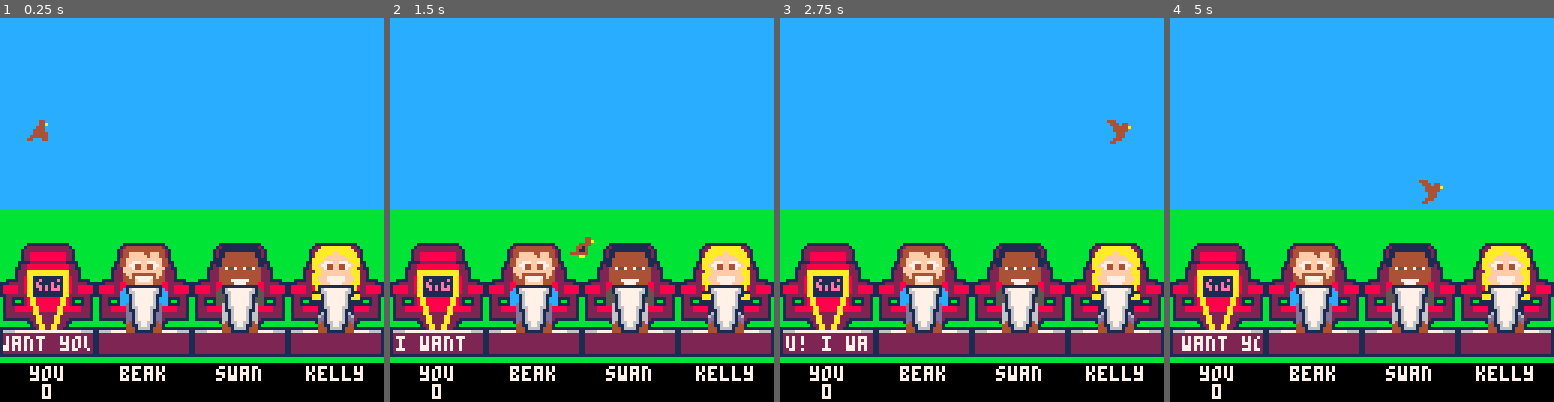
Above: before the commit, frames 1-4 (left to right).
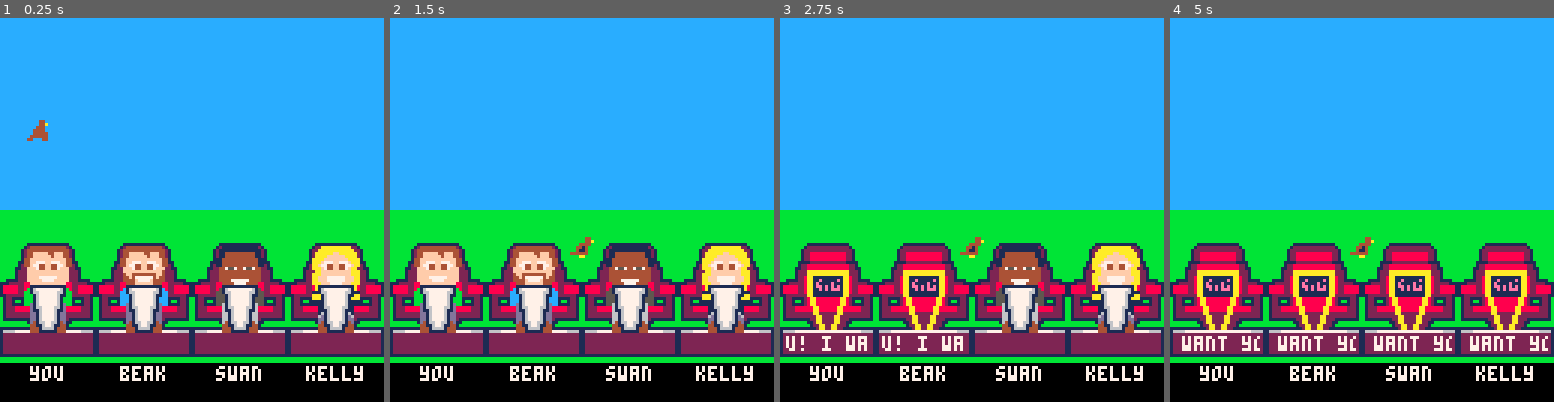
Above: after the commit, the same moments.

Repository: DeCarabas/pico_carts
Game: PICO-8 cartridge calls.p8
Same seed, same stepped clock (60 frames per second), same inputs: the game is played once before the commit and once after it.
Inputs:
- Up to frame 1 (0.25 s): no input
- Up to frame 2 (1.5 s): tap O (Z key) at 0.7 s
- Up to frame 3 (2.75 s): tap O (Z key) at 1.7, 2.1, 2.5 s
- Up to frame 4 (5 s): tap O (Z key) every 0.4 s from 2.9 to 4.9 s

The runs differ from the first frame. In frame 1, 2.9% of the frame differs, in the area x 0-24%, y 59-100%; in frame 2, 2.8%; in frame 3, 3.1%; in frame 4, 8.6%, in the area x 10-99%, y 42-100%.

Commit message:
[calls] Much more logic

Diff:
--- a/calls.p8
+++ b/calls.p8
@@ -68,36 +68,30 @@
 	 {x=x,y=y},vecmt)
 end
 
-function every(coll,fn)
- for i in all(coll) do
-  if (not fn(i)) return false
- end
- return true
-end
-
 -------------------------------
 -- yada
 -------------------------------
 function _init()
  init_judges()
- stage_coro=cocreate(stage_demo)
-end
-
-function stage_demo()
+ round_coro=cocreate(round_demo)
+end
+
+function round_demo()
  while true do
-  local boid=bird:new(0,0)
-  boid:flyto(64,80)
-
-  boid:sing()
-  while (not btnp(🅾️)) yield()
-
-  boid:flyto(128,32)
-  boid:done()
+  round1()
+--  local boid=bird:new()
+--  boid:flyto(64,80)
+--
+--  boid:sing(0,0)
+--  while (not btnp(🅾️)) yield()
+--
+--  boid:flyto(128,32)
+--  boid:done()
  end
 end
 
 function _update()
- assert(coresume(stage_coro))
+ assert(coresume(round_coro))
 
  flock:update()
  for judge in all(judges) do
@@ -134,7 +128,8 @@
  -- discontinuities sound gross,
  -- but you still want the pitch
  -- changes quick.
- local cl=rnd(8)+16
+ local cl=rnd(8)+24
+
  local old=rnd(8)+56
  for i=0,cl,4 do
   local new=rnd(8)+56
@@ -145,6 +140,10 @@
   old=new
  end
 
+ -- these are in frames, or
+ -- 1/30 of a second.
+ c.delay=rnd(7)+3
+
  return setmetatable(
   c,
   {__index=self})
@@ -177,12 +176,8 @@
   add(notes,chirp:new())
  end
 
- local s={
-  -- these are in frames, or
-  -- 1/30 of a second.
-  note_delay=rnd(5)+2,
- }
- for i=1,ceil(rnd(5)) do
+ local s={}
+ for i=2,ceil(rnd(6))+1 do
   local ni=ceil(rnd(4))
   add(s, notes[ni])
  end
@@ -228,8 +223,8 @@
 
    -- load the new note into our
    -- assigned channel...
-   self[self.note_idx]:load(
-    self.sfx)
+   local note=self[self.note_idx]
+   note:load(self.sfx)
 
    -- ...and set it to play...
    sfx(self.sfx,channel)
@@ -237,13 +232,17 @@
    -- ...and then wait this long
    -- before we play the next
    -- note.
-   self.delay=self.note_delay
+   self.delay=note.delay
   else
    -- reset us to be not playing
    -- anymore.
    self.note_idx=nil
   end
  end
+end
+
+function song:playing()
+ return self.note_idx~=nil
 end
 
 -- nb: this is a helper function
@@ -293,15 +292,11 @@
 end
 
 bird={pos=vec2(0,32),frame=3}
-function bird:new(
- sfx_index,
- channel)
+function bird:new()
  local b={
   c=bird_colors[flr(rnd(#bird_colors))+1],
   song=song:new(),
-  state=state_incoming,
-  sfx_index=sfx_index,
-  channel=channel,
+  state=state_incoming
  }
 
  b=setmetatable(b,{__index=self})
@@ -345,21 +340,21 @@
   self.pos.y-8)
 end
 
-function bird:sing()
+function bird:sing(
+ sfx_index, channel)
  self.song:play(
-  self.sfx_index,
-  self.channel)
+  sfx_index, channel)
 end
 
 function bird:flyto(x,y)
  -- todo: this could be cleaner!
  local done=false
- self:fly(vec2(x,y), function()
-  done=true
- end)
- while not done do
-  yield()
- end
+
+ self:fly(
+  vec2(x,y),
+  function() done=true end)
+
+ while (not done) yield()
 end
 
 function bird:done()
@@ -495,13 +490,16 @@
  end
 end
 
+function judge:likes(b)
+ return flr(rnd(100))==0
+end
+
 function init_judges()
  judges={
   judge:new{
    i=0,
-   turn=true,
    name="you",
-   status="0",
+   body=134,
   },
   judge:new{
    i=1,
@@ -536,267 +534,266 @@
  local b=bird:new()
  b:flyto(64,80)
 
- for i=1,10*30 do
-  if btnp(🅾️) then
-   -- you turn
-   judges[1].turn=true
-  end
-
-  for j=2,#judges do
-   -- check if the judge likes
-   -- this bird and wants to
-   -- turn
-   if judges[j]:likes(b) then
-    judges[j].turn=true
+ bird_perform(b)
+
+ b:flyto(128,32)
+ b:done()
+end
+
+function bird_perform(b)
+ local start=time()
+ while time()-start<10 do
+  b:sing(0,0)
+  while b.song:playing() do
+   if btnp(🅾️) then
+    -- you turn
+    judges[1].turn=true
    end
-  end
-
-  if every(judges, function(j)
-   return j.turn
-  end) then
-   break
-  end
-
-  yield() -- back to nothing
- end
-
- -- ok if only one judge turned
- -- then you get this bird for
- -- free...
-
-
-end
-…(234 lines of a section not shown)…
+
+   for j=2,#judges do
+    -- check if the judge likes
+    -- this bird and wants to
+    -- turn
+    if judges[j]:likes(b) then
+     judges[j].turn=true
+    end
+   end
+
+   yield() -- back to nothing
+  end
+ end
+end
+…(234 lines of a section not shown)…
Not shown, changed: 29 lines of the sprite sheet (__gfx__) section of calls.p8
